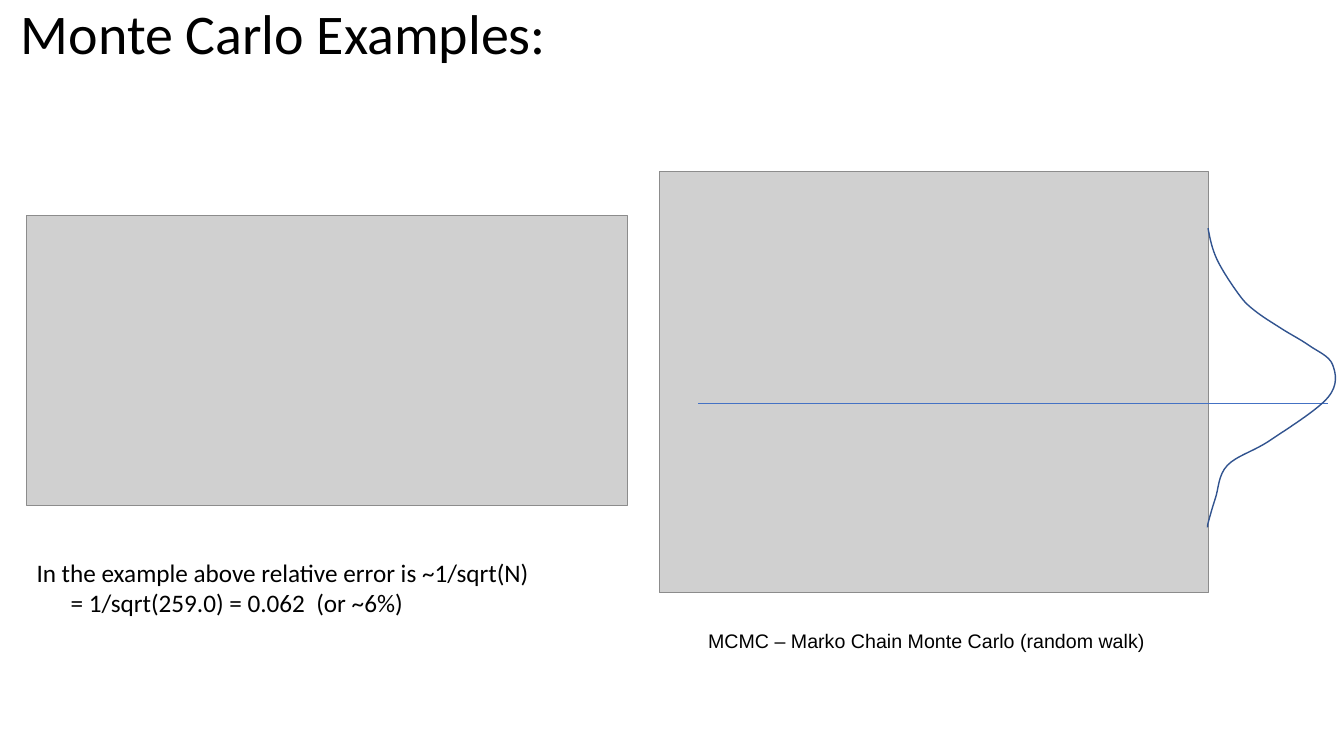
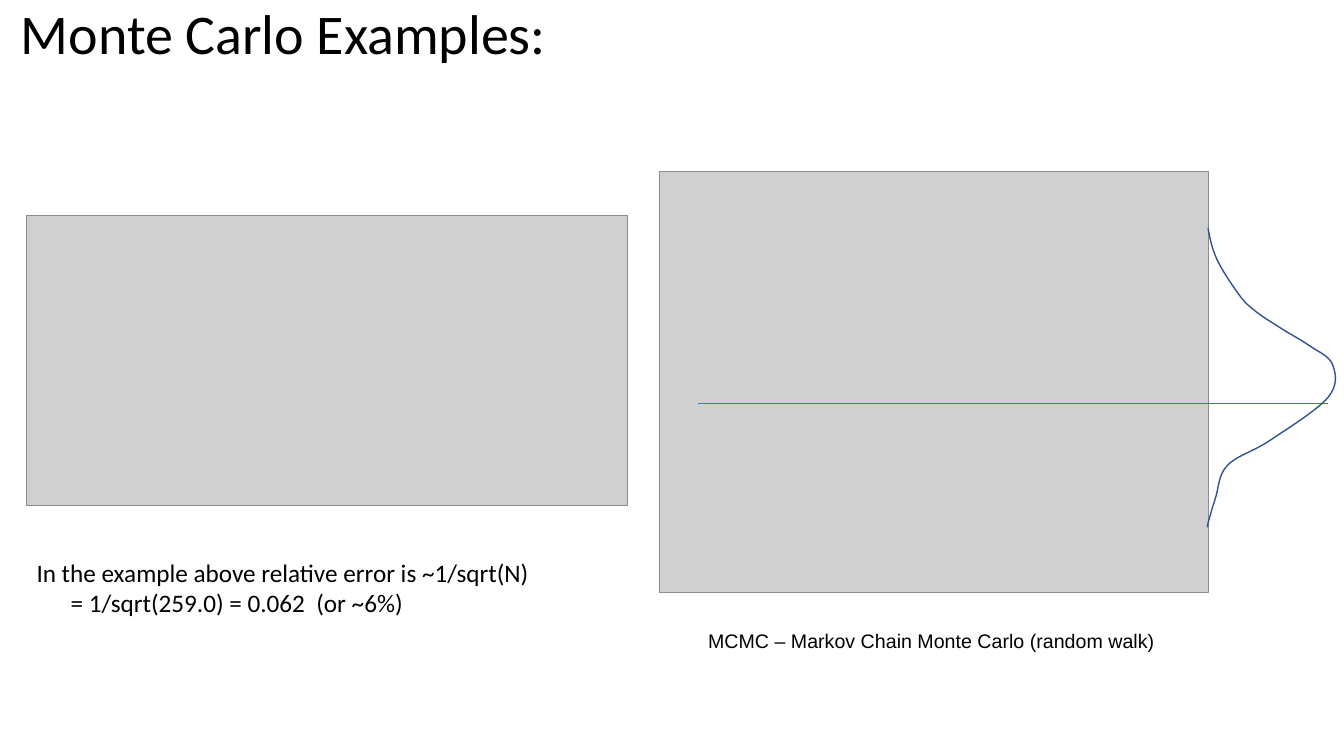
Before and after one commit to lselector/ml_ai_doc, a slide deck: slide 11 of Time_Series_Forecasting.pptx. Drawn at 1344x756 pixels with LibreOffice and Linux fonts; fonts in the diff are those of the drawing; grey boxes stand for pictures. Boxes give left, top, right and bottom in pixels: in the first picture for what was removed or moved away, otherwise in the second. Text is boxed around its words. In the diff, an @@ line names an element or a change of style, - is before the commit and + after.

Commit message:
added slides

```diff
--- a/Time_Series_Forecasting.pptx
+++ b/Time_Series_Forecasting.pptx
@@ text at [708, 633, 1154, 652]: text changed @@
-MCMC – Marko Chain Monte Carlo (random walk)
+MCMC – Markov Chain Monte Carlo (random walk)
```
Also in this commit, not shown: 1 other slide changed, 3 other files.
